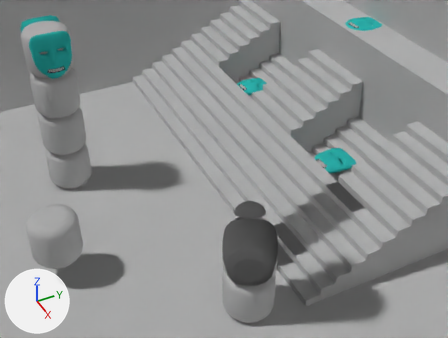
Before and after pictures for a commit that changed the Blender file android/assets/model/inside_level1_jump_and_shoot.blend.
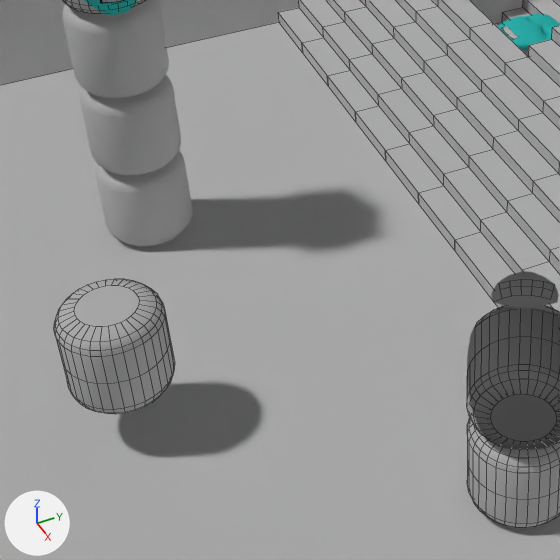
Old and new are each drawn from a 50 mm lens placed at (25.13, -14.0, 18.8), pointed at (7.52, -5.33, 4.12) and again close up on the part from 0% to 60% of the width and 21% to 100% of the height. Every picture has the same lights, and +X, +Y and +Z are marked at lower left. The close-ups show mesh edges as thin lines. Everything nearer to the camera than a plane just in front of the edit is cut away.

Before the edit, the objects in view are built like this:
```python
me_cylinder = bpy.data.meshes.new('Cylinder')
me_cylinder.from_pydata(...)  # 288 vertices, 258 faces; spans x -1.0..1.0, y -1.0..1.0, z -1.0..1.0
me_cylinder.materials.append(mat_material_002)  # its picture is missing
me_cylinder_001 = bpy.data.meshes.new('Cylinder.001')
me_cylinder_001.from_pydata(...)  # 288 vertices, 258 faces; spans x -1.0..1.0, y -1.0..1.0, z -1.0..1.0
me_cylinder_001.materials.append(mat_material_002)  # its picture is missing
ob_glyth = bpy.data.objects.new('glyth', me_cylinder_001)
ob_glyth.location = (6.0, -12.0, 2.0)
ob_glyth.rotation_euler = (1.571, 0.0, 0.0)  # degrees (90, 0, 0)
ob_pillar_001 = bpy.data.objects.new('pillar.001', me_cylinder)
ob_pillar_001.location = (0.0, -10.0, 3.0)
ob_pillar_001.rotation_euler = (1.571, 0.0, 0.0)  # degrees (90, 0, 0)
ob_pillar_002 = bpy.data.objects.new('pillar.002', me_cylinder)
ob_pillar_002.location = (0.0, -10.0, 5.0)
ob_pillar_002.rotation_euler = (1.571, 0.0, 0.0)  # degrees (90, 0, 0)
# also in view: 'pillar' at (0.0, -10.0, 1.0); 'pillar.005' at (11.0, -6.0, 3.0); 'between_stairs.002' at (-5.0, 2.0, 1.0); 'stair.018' at (-3.0, 2.0, 1.0); 'mask.004' at (-2.01, 1.07, 1.57)
```
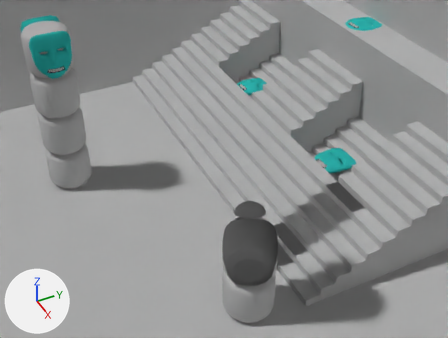
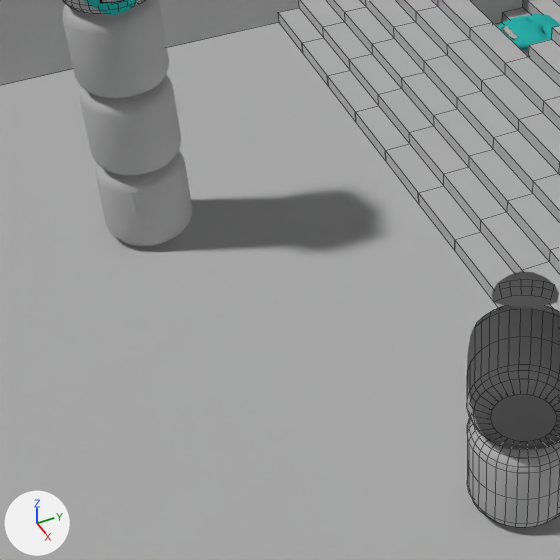
Commit message: removed test mesh on level 1

The change in detail:
Object 'glyth' (ob_glyth) is now hidden.

Pixel boxes (x1, y1, x2, y2) of what changed, in the close-ups (560 x 560 px):
'glyth', hidden
    before: (54, 279, 175, 414)
